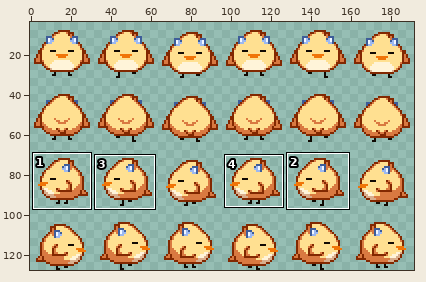
Sprite sheet, stored at assets/player/chonkgoon_walk.png. The first picture is a wide view before the edit; the outline marks the close-up.
Close-up. Old version:
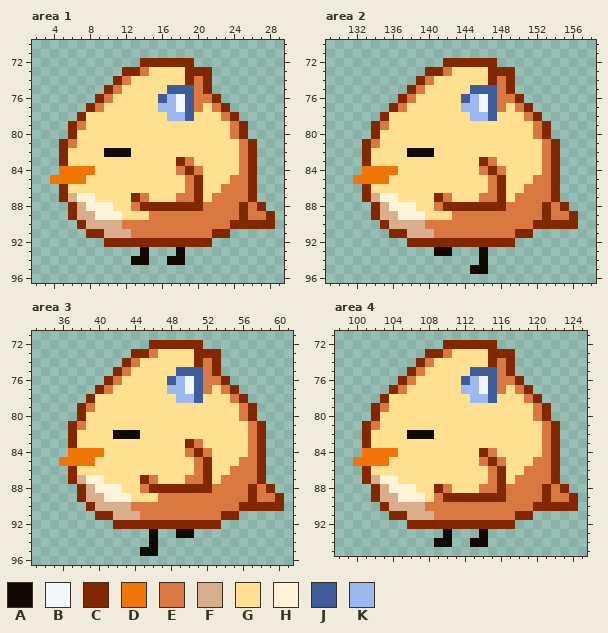
The file is 192x128 pixels. Shown: area 1: x 2..29, y 70..96; area 2: x 129..158, y 70..96; area 3: x 33..61, y 71..96; area 4: x 98..125, y 71..95. The wide view leaves out empty margins. The commit also changed other parts of the picture, which this record leaves out.
Palette (. is transparent): A #110a03  B #f2f7ff  C #822801  D #f07508  E #d97941  F #d9ae8d  G #ffe091  H #fff4d9  J #3d5c99  K #9cb8f0
Pixels before, area 1, first column x 4:
72 ..........CCCCCC.........
73 ........CCEGGGGCCC.......
74 .......CEGGGGGGCEC.......
75 ......CEGGGGGJJJEC.......
76 .....CEGGGGGJKBJEEC......
77 ....CEGGGGGGKKBJEGEC.....
78 ...CGGGGGGGGGKKJGGGEC....
79 ..CEGGGGGGGGGGGGGGGGEC...
80 ..CGGGGGGGGGGGGGGGGGEC...
81 .CEGGGGGGGGGGGGGGGGGGEC..
82 .CGGGGAAAGGGGGGGGGGGGEC..
83 .CGGGGGGGGGGGGCEGGGGGEC..
84 .DDDDGGGGGGGGGECEGGGGEC..
85 DDDDGGGGGGGGGGGECGGGEEC..
86 .CGGGGGGGGGGGGGECGGEEEC..
87 .CFHHGGGGCEGGGEECGEEEEC..
88 ..CFHHHGGECCCCCCCEEEECEC.
89 ..CFFHHHGGGEEEEEEEEEECEEC
90 ...CFFFFEEEEEEEEEEEECCCCC
91 ....CCFFFEEEEEEEEECC.....
92 ......CCCCCCCCCCCC.......
93 ..........A...A..........
94 .........AA..AA..........
Pixels before, area 2, first column x 132:
72 ..........CCCCCC.........
73 ........CCEGGGGCCC.......
74 .......CEGGGGGGCEC.......
75 ......CEGGGGGJJJEC.......
76 .....CEGGGGGJKBJEEC......
77 ....CEGGGGGGKKBJEGEC.....
78 ...CGGGGGGGGGKKJGGGEC....
79 ..CEGGGGGGGGGGGGGGGGEC...
80 ..CGGGGGGGGGGGGGGGGGEC...
81 .CEGGGGGGGGGGGGGGGGGGEC..
82 .CGGGGAAAGGGGGGGGGGGGEC..
83 .CGGGGGGGGGGGGCEGGGGGEC..
84 .DDDDGGGGGGGGGECEGGGGEC..
85 DDDDGGGGGGGGGGGECGGGEEC..
86 .CGGGGGGGGGGGGGECGGEEEC..
87 .CFHHGGGGCEGGGEECGEEEEC..
88 ..CFHHHGGECCCCCCCEEEECEC.
89 ..CFFHHHGGGEEEEEEEEEECEEC
90 ...CFFFFEEEEEEEEEEEECCCCC
91 ....CCFFFEEEEEEEEECC.....
92 ......CCCCCCCCCCCC.......
93 .........AA...A..........
94 ..............A..........
95 .............AA..........
Pixels before, area 3, first column x 36:
72 ..........CCCCCC.........
73 ........CCEGGGGCCC.......
74 .......CEGGGGGGCEC.......
75 ......CEGGGGGJJJEC.......
76 .....CEGGGGGJKBJEEC......
77 ....CEGGGGGGKKBJEGEC.....
78 ...CGGGGGGGGGKKJGGGEC....
79 ..CEGGGGGGGGGGGGGGGGEC...
80 ..CGGGGGGGGGGGGGGGGGEC...
81 .CEGGGGGGGGGGGGGGGGGGEC..
82 .CGGGGAAAGGGGGGGGGGGGEC..
83 .CGGGGGGGGGGGGCEGGGGGEC..
84 .DDDDGGGGGGGGGECEGGGGEC..
85 DDDDGGGGGGGGGGGECGGGEEC..
86 .CGGGGGGGGGGGGGECGGEEEC..
87 .CFHHGGGGCEGGGEECGEEEEC..
88 ..CFHHHGGECCCCCCCEEEECEC.
89 ..CFFHHHGGGEEEEEEEEEECEEC
90 ...CFFFFEEEEEEEEEEEECCCCC
91 ....CCFFFEEEEEEEEECC.....
92 ......CCCCCCCCCCCC.......
93 ..........A..AA..........
94 ..........A..............
95 .........AA..............
Pixels before, area 4, first column x 100:
72 ..........CCCCCC.........
73 ........CCEGGGGCCC.......
74 .......CEGGGGGGCEC.......
75 ......CEGGGGGJJJEC.......
76 .....CEGGGGGJKBJEEC......
77 ....CEGGGGGGKKBJEGEC.....
78 ...CGGGGGGGGGKKJGGGEC....
79 ..CEGGGGGGGGGGGGGGGGEC...
80 ..CGGGGGGGGGGGGGGGGGEC...
81 .CEGGGGGGGGGGGGGGGGGGEC..
82 .CGGGGAAAGGGGGGGGGGGGEC..
83 .CGGGGGGGGGGGGGGGGGGGEC..
84 .DDDDGGGGGGGGGCEGGGGGEC..
85 DDDDGGGGGGGGGGECEGGGEEC..
86 .CGGGGGGGGGGGGGECGGEEEC..
87 .CFHHGGGGGGGGGGECGEEEEC..
88 ..CFHHHGGCEGGGEECEEEECEC.
89 ..CFFHHHGECCCCCCCEEEECEEC
90 ...CFFFFEEEEEEEEEEEECCCCC
91 ....CCFFFEEEEEEEEECC.....
92 ......CCCCCCCCCCCC.......
93 ..........A...A..........
94 .........AA..AA..........
And afterwards:
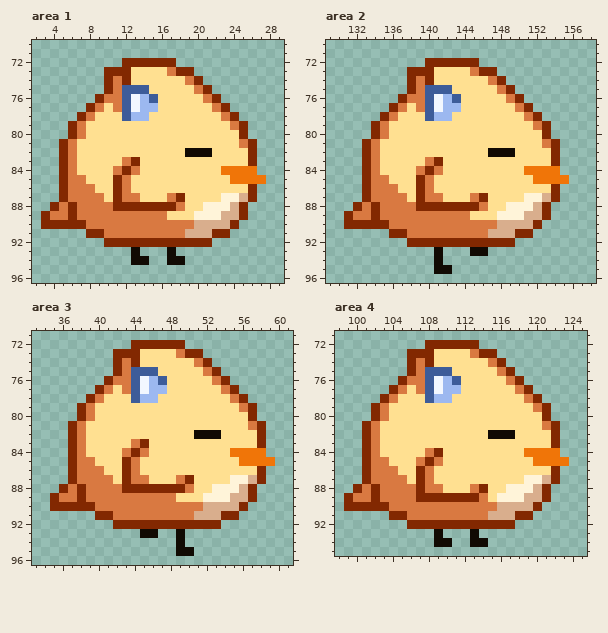
Difference:
Area 1:
y 72: x 12..13 .. -> CC; x 18..19 CC -> ..
y 73: x 10..11 .. -> CC; x 13..14 CE -> GG; x 17..18 GG -> EC; x 20..21 CC -> ..
y 74: x 10..12 .CE -> CEC; x 19..21 CEC -> EC.
y 75: x 12..14 GGG -> JJJ; x 17..19 JJJ -> GGG
y 76: x 11..20 GGGGGJKBJE -> EJBKJGGGGG
y 77: x 11..20 GGGGGKKBJE -> EJBKKGGGGG
y 78: x 8 G -> E; x 12..14 GGG -> JKK; x 17..19 KKJ -> GGG
y 80: x 7 G -> E; x 24 E -> G
y 82: x 6 G -> E; x 10..12 AAA -> GGG; x 19..21 GGG -> AAA; x 25 E -> G
y 83: x 6 G -> E; x 12..13 GG -> EC; x 18..19 CE -> GG; x 25 E -> G
y 84: x 5..8 DDDD -> CEGG; x 11..13 GGG -> ECE; x 18..20 ECE -> GGG; x 23..26 GGEC -> DDDD
y 85: x 4..7 DDDD -> .CEE; x 11..12 GG -> CE; x 19..20 EC -> GG; x 24..27 EEC. -> DDDD
y 86: x 6..8 GGG -> EEE; x 11..12 GG -> CE; x 19..20 EC -> GG; x 23..25 EEE -> GGG
y 87: x 6..9 FHHG -> EEEE; x 11..14 GGCE -> CEEG; x 17..20 GEEC -> ECGG; x 22..25 EEEE -> GHHF
y 88: x 4..5 .. -> CE; x 7..13 FHHHGGE -> EEEECCC; x 18..24 CCCEEEE -> EGGHHHF; x 26..27 EC -> ..
y 89: x 3..5 ... -> CEE; x 7..14 FFHHHGGG -> EEEEEEEE; x 17..24 EEEEEEEE -> GGGHHHFF; x 26..28 EEC -> ...
y 90: x 3..6 .... -> CCCC; x 8..11 FFFF -> EEEE; x 20..23 EEEE -> FFFF; x 25..28 CCCC -> ....
y 91: x 10..12 FFF -> EEE; x 19..21 EEE -> FFF
y 93: x 13..14 .A -> A.; x 17..18 .A -> A.
Area 2:
y 72: x 140..141 .. -> CC; x 146..147 CC -> ..
y 73: x 138..139 .. -> CC; x 141..142 CE -> GG; x 145..146 GG -> EC; x 148..149 CC -> ..
y 74: x 138..140 .CE -> CEC; x 147..149 CEC -> EC.
y 75: x 140..142 GGG -> JJJ; x 145..147 JJJ -> GGG
y 76: x 139..148 GGGGGJKBJE -> EJBKJGGGGG
y 77: x 139..148 GGGGGKKBJE -> EJBKKGGGGG
y 78: x 136 G -> E; x 140..142 GGG -> JKK; x 145..147 KKJ -> GGG
y 80: x 135 G -> E; x 152 E -> G
y 82: x 134 G -> E; x 138..140 AAA -> GGG; x 147..149 GGG -> AAA; x 153 E -> G
y 83: x 134 G -> E; x 140..141 GG -> EC; x 146..147 CE -> GG; x 153 E -> G
y 84: x 133..136 DDDD -> CEGG; x 139..141 GGG -> ECE; x 146..148 ECE -> GGG; x 151..154 GGEC -> DDDD
y 85: x 132..135 DDDD -> .CEE; x 139..140 GG -> CE; x 147..148 EC -> GG; x 152..155 EEC. -> DDDD
y 86: x 134..136 GGG -> EEE; x 139..140 GG -> CE; x 147..148 EC -> GG; x 151..153 EEE -> GGG
y 87: x 134..137 FHHG -> EEEE; x 139..142 GGCE -> CEEG; x 145..148 GEEC -> ECGG; x 150..153 EEEE -> GHHF
y 88: x 132..133 .. -> CE; x 135..141 FHHHGGE -> EEEECCC; x 146..152 CCCEEEE -> EGGHHHF; x 154..155 EC -> ..
y 89: x 131..133 ... -> CEE; x 135..142 FFHHHGGG -> EEEEEEEE; x 145..152 EEEEEEEE -> GGGHHHFF; x 154..156 EEC -> ...
y 90: x 131..134 .... -> CCCC; x 136..139 FFFF -> EEEE; x 148..151 EEEE -> FFFF; x 153..156 CCCC -> ....
y 91: x 138..140 FFF -> EEE; x 147..149 EEE -> FFF
y 93: x 142 A -> .; x 145 . -> A
y 94: x 141 . -> A; x 146 A -> .
y 95: x 141..142 .. -> AA; x 145..146 AA -> ..
Area 3:
y 72: x 44..45 .. -> CC; x 50..51 CC -> ..
y 73: x 42..43 .. -> CC; x 45..46 CE -> GG; x 49..50 GG -> EC; x 52..53 CC -> ..
y 74: x 42..44 .CE -> CEC; x 51..53 CEC -> EC.
y 75: x 44..46 GGG -> JJJ; x 49..51 JJJ -> GGG
y 76: x 43..52 GGGGGJKBJE -> EJBKJGGGGG
y 77: x 43..52 GGGGGKKBJE -> EJBKKGGGGG
y 78: x 40 G -> E; x 44..46 GGG -> JKK; x 49..51 KKJ -> GGG
y 80: x 39 G -> E; x 56 E -> G
y 82: x 38 G -> E; x 42..44 AAA -> GGG; x 51..53 GGG -> AAA; x 57 E -> G
y 83: x 38 G -> E; x 44..45 GG -> EC; x 50..51 CE -> GG; x 57 E -> G
y 84: x 37..40 DDDD -> CEGG; x 43..45 GGG -> ECE; x 50..52 ECE -> GGG; x 55..58 GGEC -> DDDD
y 85: x 36..39 DDDD -> .CEE; x 43..44 GG -> CE; x 51..52 EC -> GG; x 56..59 EEC. -> DDDD
y 86: x 38..40 GGG -> EEE; x 43..44 GG -> CE; x 51..52 EC -> GG; x 55..57 EEE -> GGG
y 87: x 38..41 FHHG -> EEEE; x 43..46 GGCE -> CEEG; x 49..52 GEEC -> ECGG; x 54..57 EEEE -> GHHF
y 88: x 36..37 .. -> CE; x 39..45 FHHHGGE -> EEEECCC; x 50..56 CCCEEEE -> EGGHHHF; x 58..59 EC -> ..
y 89: x 35..37 ... -> CEE; x 39..46 FFHHHGGG -> EEEEEEEE; x 49..56 EEEEEEEE -> GGGHHHFF; x 58..60 EEC -> ...
y 90: x 35..38 .... -> CCCC; x 40..43 FFFF -> EEEE; x 52..55 EEEE -> FFFF; x 57..60 CCCC -> ....
y 91: x 42..44 FFF -> EEE; x 51..53 EEE -> FFF
y 93: x 45 . -> A; x 50 A -> .
y 94: x 46 A -> .; x 49 . -> A
y 95: x 45..46 AA -> ..; x 49..50 .. -> AA
Area 4:
y 72: x 108..109 .. -> CC; x 114..115 CC -> ..
y 73: x 106..107 .. -> CC; x 109..110 CE -> GG; x 113..114 GG -> EC; x 116..117 CC -> ..
y 74: x 106..108 .CE -> CEC; x 115..117 CEC -> EC.
y 75: x 108..110 GGG -> JJJ; x 113..115 JJJ -> GGG
y 76: x 107..116 GGGGGJKBJE -> EJBKJGGGGG
y 77: x 107..116 GGGGGKKBJE -> EJBKKGGGGG
y 78: x 104 G -> E; x 108..110 GGG -> JKK; x 113..115 KKJ -> GGG
y 80: x 103 G -> E; x 120 E -> G
y 82: x 102 G -> E; x 106..108 AAA -> GGG; x 115..117 GGG -> AAA; x 121 E -> G
y 83: x 102 G -> E; x 121 E -> G
y 84: x 101..104 DDDD -> CEGG; x 108..109 GG -> EC; x 114..115 CE -> GG; x 119..122 GGEC -> DDDD
y 85: x 100..103 DDDD -> .CEE; x 107..109 GGG -> ECE; x 114..116 ECE -> GGG; x 120..123 EEC. -> DDDD
y 86: x 102..104 GGG -> EEE; x 107..108 GG -> CE; x 115..116 EC -> GG; x 119..121 EEE -> GGG
y 87: x 102..105 FHHG -> EEEE; x 107..108 GG -> CE; x 115..116 EC -> GG; x 118..121 EEEE -> GHHF
y 88: x 100..101 .. -> CE; x 103..110 FHHHGGCE -> EEEECEEG; x 113..120 GEECEEEE -> ECGGHHHF; x 122..123 EC -> ..
y 89: x 99..101 ... -> CEE; x 103..109 FFHHHGE -> EEEECCC; x 114..120 CCCEEEE -> EGHHHFF; x 122..124 EEC -> ...
y 90: x 99..102 .... -> CCCC; x 104..107 FFFF -> EEEE; x 116..119 EEEE -> FFFF; x 121..124 CCCC -> ....
y 91: x 106..108 FFF -> EEE; x 115..117 EEE -> FFF
y 93: x 109..110 .A -> A.; x 113..114 .A -> A.
Where, in picture pixels (left, top, right, bottom), the same in both close-ups:
changed: (41, 58, 275, 256)
changed: (344, 58, 578, 274)
changed: (50, 340, 284, 556)
changed: (344, 340, 578, 538)
